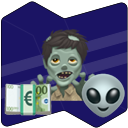
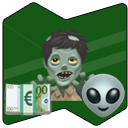
Comparing the layer stacks of the two w=128, h=128 images. Changes:
removed layer "Logo NWD" over (x1=1, y1=1, x2=128, y2=128)
added group "NetWorkedDatas Logo" with 6 layers over (x1=3, y1=3, x2=127, y2=125)
added layer "White" (20%) in group "NetWorkedDatas Logo" over (x1=4, y1=23, x2=126, y2=105)
added layer "background Colored green" in group "NetWorkedDatas Logo" over (x1=3, y1=3, x2=127, y2=125)
